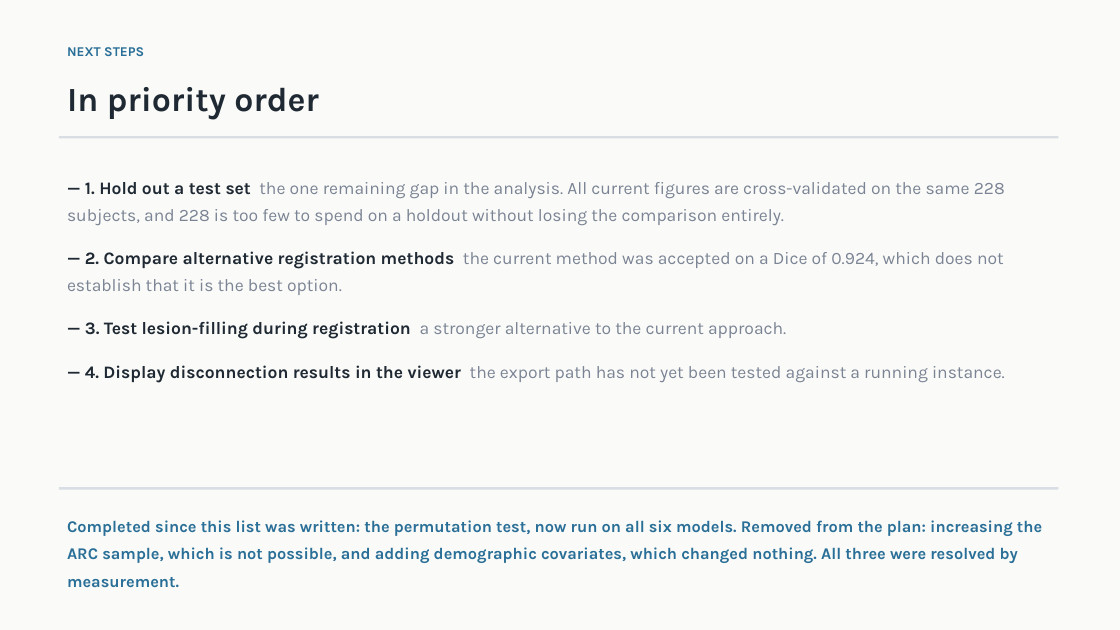
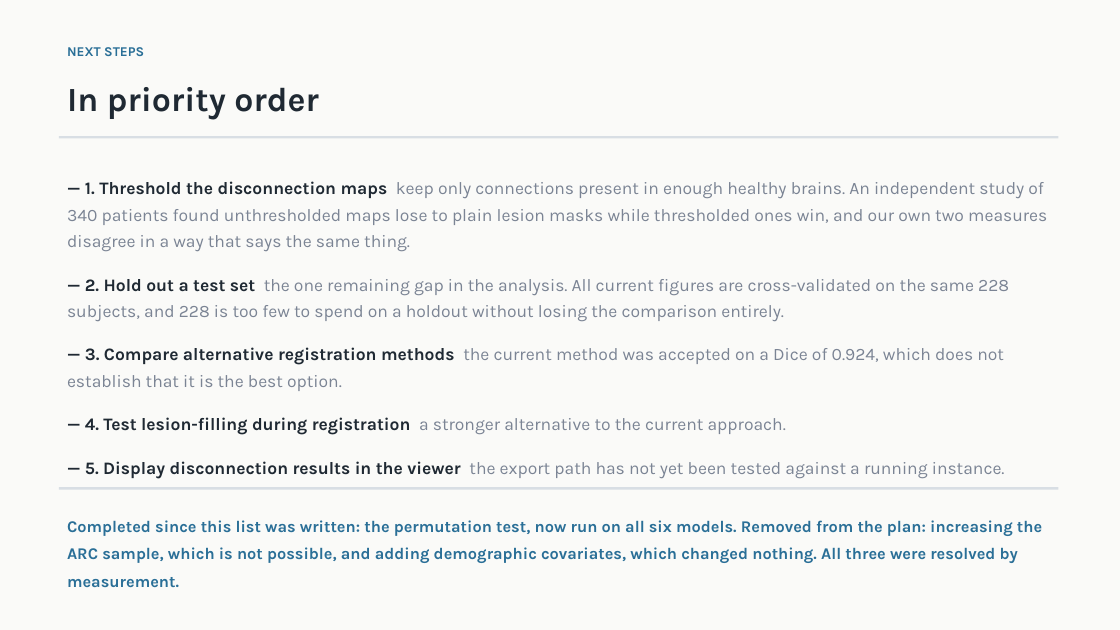
Before and after one commit to Manas-Maahir/SLP, a slide deck: slide 14 of docs/Lesion_Disconnection_Status.pptx. Drawn at 1120x630 pixels with LibreOffice and Linux fonts; fonts in the diff are those of the drawing. Boxes give left, top, right and bottom in pixels: in the first picture for what was removed or moved away, otherwise in the second. Text is boxed around its words. In the diff, an @@ line names an element or a change of style, - is before the commit and + after.

```diff
--- a/docs/Lesion_Disconnection_Status.pptx
+++ b/docs/Lesion_Disconnection_Status.pptx
@@ text at bbox=[67, 181, 1047, 479]: text changed @@
-— 1. Hold out a test set the one remaining gap in the analysis. All current figures are cross-validated on the same 228 subjects, and 228 is too few to spend on a holdout without losing the comparison entirely.
-— 2. Compare alternative registration methods the current method was accepted on a Dice of 0.924, which does not establish that it is the best option.
-— 3. Test lesion-filling during registration a stronger alternative to the current approach.
-— 4. Display disconnection results in the viewer the export path has not yet been tested against a running instance.
+— 1. Threshold the disconnection maps keep only connections present in enough healthy brains. An independent study of 340 patients found unthresholded maps lose to plain lesion masks while thresholded ones win, and our own two measures disagree in a way that says the same thing.
+— 2. Hold out a test set the one remaining gap in the analysis. All current figures are cross-validated on the same 228 subjects, and 228 is too few to spend on a holdout without losing the comparison entirely.
+— 3. Compare alternative registration methods the current method was accepted on a Dice of 0.924, which does not establish that it is the best option.
+— 4. Test lesion-filling during registration a stronger alternative to the current approach.
+— 5. Display disconnection results in the viewer the export path has not yet been tested against a running instance.
```
Also in this commit, not shown: 2 other files.
